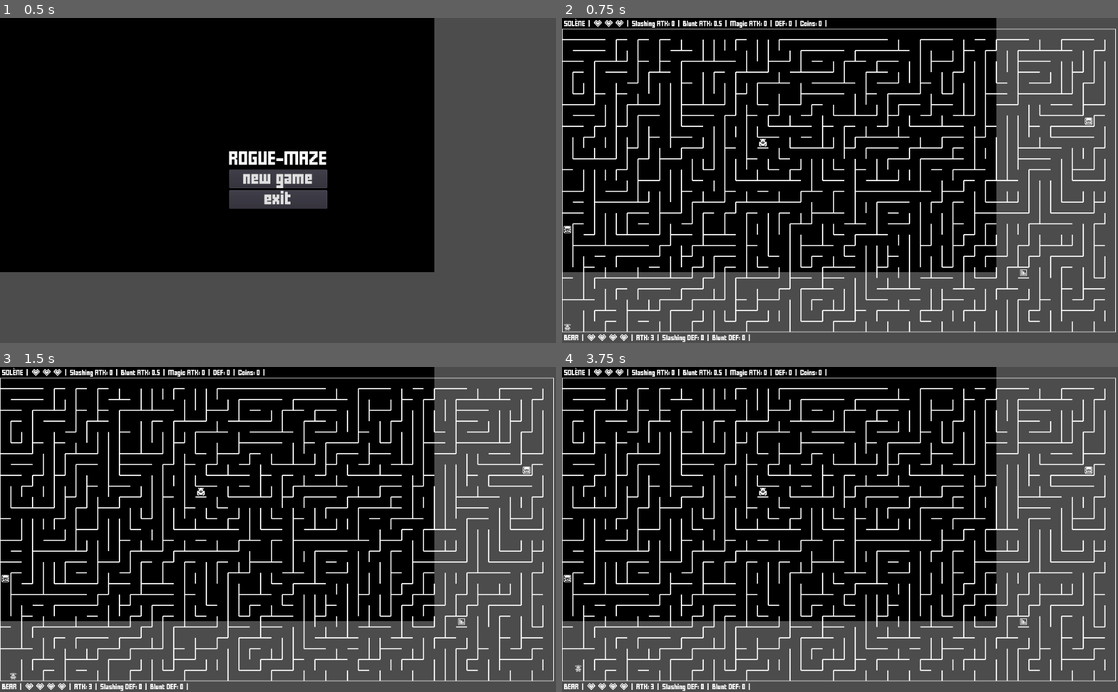
Above: before the commit, frames 1-4 (two rows, left to right).
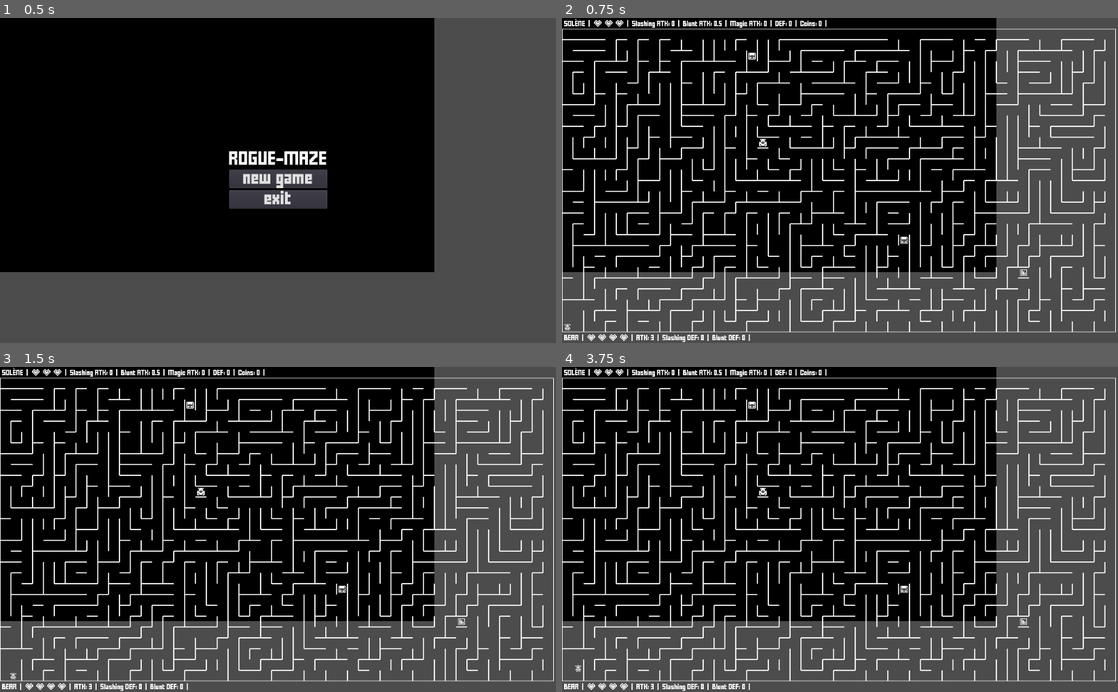
Above: after the commit, the same moments.

Repository: jGonzalezFernandez/rogue-maze
Game: Godot game, scene res://main/main.tscn
The game is run twice, just before and just after one commit, with the same random seed, the same clock (stepped at 60 frames per second) and the same inputs.
Inputs:
- Up to frame 1 (0.5 s): no input
- Up to frame 2 (0.75 s): click "new game" at 0.5 s
- Up to frame 3 (1.5 s): tap Enter (ui_accept) at 1.25 s; hold Right (ui_right) from 1.28 s (still down)
- Up to frame 4 (3.75 s): tap Enter (ui_accept) at 1.52, 2, 2.27, 2.75, 3.5 s; release Right (ui_right) at 2.03 s; hold Down (ui_down) 2.03-2.78 s; hold Right (ui_right) 2.78-3.53 s; hold Up (ui_up) from 3.53 s (still down)

Frame 1 is identical in both runs. In frame 2, 0.1% of the frame differs, in the area x 0-96%, y 10-70%; in frame 3, 0.1%; in frame 4, 0.1%.

Commit message:
Some refactoring and balance changes

Diff:
--- a/grid_elements/characters/non_player/allies/fairy/fairy.gd
+++ b/grid_elements/characters/non_player/allies/fairy/fairy.gd
@@ -9,7 +9,7 @@
 const HEARING = 1
 const SPEED = 3.5
 const INITIAL_HEALTH = -1
-const TIME_BETWEEN_HEALINGS = 5.0
+const TIME_BETWEEN_HEALINGS = 10.0
 
 var timer: Timer
 
--- a/main/main.gd
+++ b/main/main.gd
@@ -1,6 +1,5 @@
 extends ColorRect
 
-const TREASURES_PER_LEVEL = 2
 const BACKGROUND_COLOR = Color.black
 const STARTING_POSITION = Vector2(Maze.MIN_X, Maze.MAX_Y)
 const STATUS_BAR_X_OFFSET = 4
@@ -90,7 +89,7 @@
 			maze = Maze.new(GenerationAlgorithm.RECURSIVE_BACKTRACKER, true)
 			add_enemy(Scorpion.new(maze.random_center_position(), player, maze))
 			add_enemy(Spider.new(maze.random_top_right_position(), player, maze))
-			add_ally(Unicorn.new(maze.random_top_center_position(), player, maze))
+			add_ally(Unicorn.new(maze.random_center_left_position(), player, maze))
 		4:
 			maze = Maze.new(GenerationAlgorithm.RECURSIVE_DIVISION_WITH_ROOMS)
 			add_enemy(SkeletonKnight.new(maze.random_center_position(), player, maze))
@@ -99,7 +98,7 @@
 			maze = Maze.new(GenerationAlgorithm.RECURSIVE_DIVISION)
 			add_enemy(SkeletonWizard.new(maze.random_center_position(), player, maze))
 			add_enemy(MonsterGhost.new(maze.random_top_right_position(), player, maze))
-			add_ally(Fairy.new(maze.random_bottom_center_position(), player, maze))
+			add_ally(Fairy.new(maze.random_center_left_position(), player, maze))
 		6:
 			maze = Maze.new(GenerationAlgorithm.RECURSIVE_BACKTRACKER)
 			add_enemy(Shadow.new(maze.random_center_position(), player, maze))
@@ -108,8 +107,8 @@
 			add_enemy(EvilTwin.new(maze.random_center_position(), player, maze))
 	add_child(maze)
 
-	for i in TREASURES_PER_LEVEL:
-		add_treasure(Treasure.new(maze.random_position()))
+	add_treasure(Treasure.new(maze.random_top_center_position()))
+	add_treasure(Treasure.new(maze.random_bottom_center_position()))
 
 #	add_event(Event.new(maze.random_position()))
 
--- a/maze/maze.gd
+++ b/maze/maze.gd
@@ -178,32 +178,35 @@
 				{"N": true, "E": true, "S": true, "W": true}:
 					tile_map.set_cell(current_cell.column + X_OFFSET, current_cell.row + Y_OFFSET, Walls.ALL)
 
+func _random_point(factor: int, length: int, offset: int):
+	return Utils.random_int(factor * length + offset, (factor - 1) * length + offset) * TILE_SIZE
+
 func random_position() -> Vector2:
-	return Vector2(Utils.random_int(COLUMNS + X_OFFSET, X_OFFSET) * TILE_SIZE, Utils.random_int(ROWS + Y_OFFSET, Y_OFFSET) * TILE_SIZE)
+	return Vector2(_random_point(1, COLUMNS, X_OFFSET), _random_point(1, ROWS, Y_OFFSET))
 
 func random_top_left_position() -> Vector2:
-	return Vector2(Utils.random_int(area_width + X_OFFSET, X_OFFSET) * TILE_SIZE, Utils.random_int(area_height + Y_OFFSET, Y_OFFSET) * TILE_SIZE)
+	return Vector2(_random_point(1, area_width, X_OFFSET), _random_point(1, area_height, Y_OFFSET))
 
 func random_top_center_position() -> Vector2:
-	return Vector2(Utils.random_int(2 * area_width + X_OFFSET, area_width + X_OFFSET) * TILE_SIZE, Utils.random_int(area_height + Y_OFFSET, Y_OFFSET) * TILE_SIZE)
+	return Vector2(_random_point(2, area_width, X_OFFSET), _random_point(1, area_height, Y_OFFSET))
 
 func random_top_right_position() -> Vector2:
-	return Vector2(Utils.random_int(3 * area_width + X_OFFSET, 2 * area_width + X_OFFSET) * TILE_SIZE, Utils.random_int(area_height + Y_OFFSET, Y_OFFSET) * TILE_SIZE)
+	return Vector2(_random_point(3, area_width, X_OFFSET), _random_point(1, area_height, Y_OFFSET))
 
 func random_center_left_position() -> Vector2:
-	return Vector2(Utils.random_int(area_width + X_OFFSET, X_OFFSET) * TILE_SIZE, Utils.random_int(2 * area_height + Y_OFFSET, area_height + Y_OFFSET) * TILE_SIZE)
+	return Vector2(_random_point(1, area_width, X_OFFSET), _random_point(2, area_height, Y_OFFSET))
 
 func random_center_position() -> Vector2:
-	return Vector2(Utils.random_int(2 * area_width + X_OFFSET, area_width + X_OFFSET) * TILE_SIZE, Utils.random_int(2 * area_height + Y_OFFSET, area_height + Y_OFFSET) * TILE_SIZE)
+	return Vector2(_random_point(2, area_width, X_OFFSET), _random_point(2, area_height, Y_OFFSET))
 
 func random_center_right_position() -> Vector2:
-	return Vector2(Utils.random_int(3 * area_width + X_OFFSET, 2 * area_width + X_OFFSET) * TILE_SIZE, Utils.random_int(2 * area_height + Y_OFFSET, area_height + Y_OFFSET) * TILE_SIZE)
+	return Vector2(_random_point(3, area_width, X_OFFSET), _random_point(2, area_height, Y_OFFSET))
 
 func random_bottom_center_position() -> Vector2:
-	return Vector2(Utils.random_int(2 * area_width + X_OFFSET, area_width + X_OFFSET) * TILE_SIZE, Utils.random_int(3 * area_height + Y_OFFSET, 2 * area_height + Y_OFFSET) * TILE_SIZE)
+	return Vector2(_random_point(2, area_width, X_OFFSET), _random_point(3, area_height, Y_OFFSET))
 
 func random_bottom_right_position() -> Vector2:
-	return Vector2(Utils.random_int(3 * area_width + X_OFFSET, 2 * area_width + X_OFFSET) * TILE_SIZE, Utils.random_int(3 * area_height + Y_OFFSET, 2 * area_height + Y_OFFSET) * TILE_SIZE)
+	return Vector2(_random_point(3, area_width, X_OFFSET), _random_point(3, area_height, Y_OFFSET))
 
 func target_is_outside_boundaries(target: Vector2) -> bool:
 	return target.x < MIN_X or target.x > MAX_X or target.y < MIN_Y or target.y > MAX_Y
